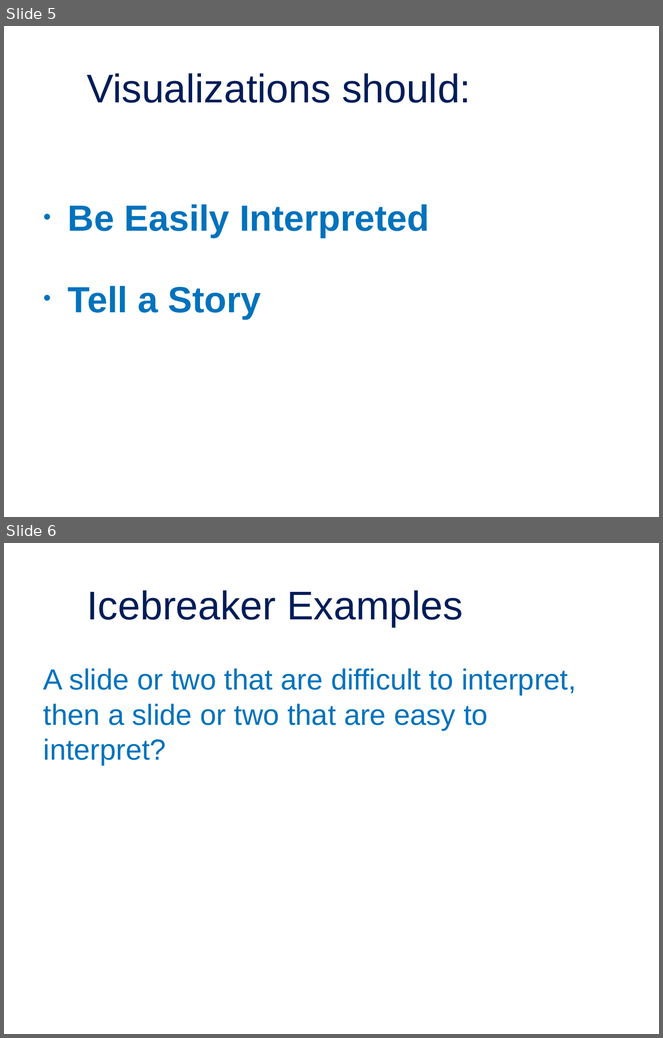
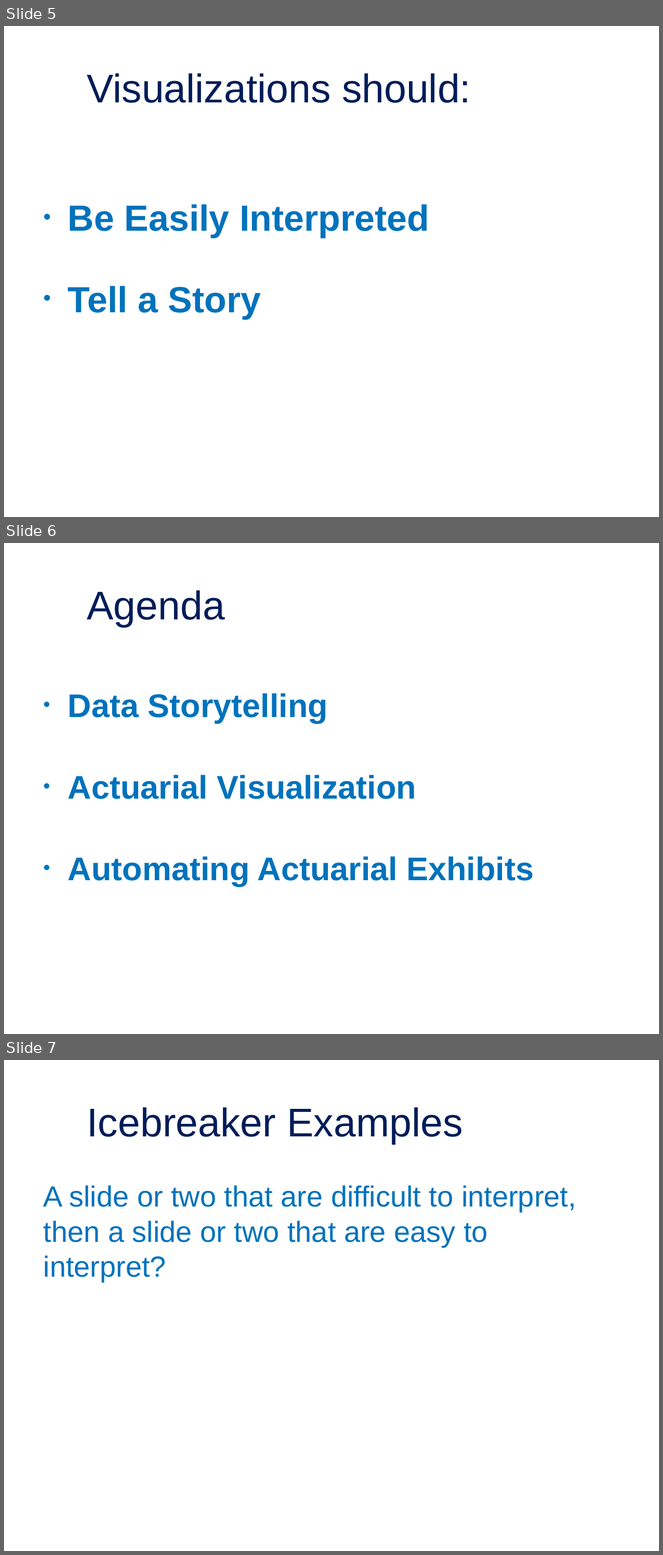
Before and after one commit to jordan-bonner/CAS_Spr23, a slide deck: Presentation Slides/Effective Data Visualization for Actuaries.pptx. Shown one above the other, each under a label of ours: slides 5 and 6 before the commit, slides 5, 6 and 7 after it. The pictures are 663x1038 and 663x1555 pixels, drawn with LibreOffice and Linux fonts; fonts in the diff are those of the drawing; background and template pictures are left out. Boxes give left, top, right and bottom in pixels: in the first picture for what was removed or moved away, otherwise in the second. Text is boxed around its words. In the diff, an @@ line names an element or a change of style, - is before the commit and + after.

```diff
--- a/Presentation Slides/Effective Data Visualization for Actuaries.pptx
+++ b/Presentation Slides/Effective Data Visualization for Actuaries.pptx
@@ slide 6 added at [4, 543, 659, 1034], background picture (left out) @@
@@ title added at [87, 590, 225, 627], 44 pt, text #001C59 @@
+Agenda
@@ text added at [68, 693, 534, 887], 36 pt, text #0072BC, bold @@
+• Data Storytelling
+• Actuarial Visualization
+• Automating Actuarial Exhibits
@@ what was slide 6 is now slide 7 @@
```
Also in this commit, not shown: 11 other slides added, 3 slides removed, 14 other files.
